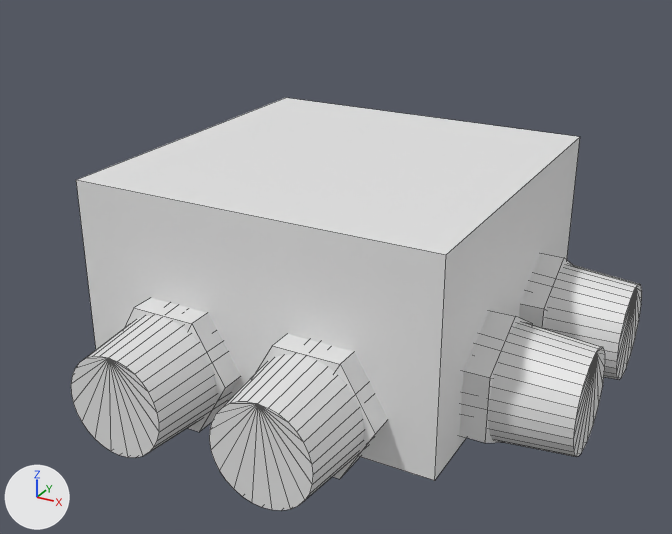
The OBJ model src/main/resources/assets/electricity/models/dc_string_cable/dc_string_cable_tee.obj: old version first, new version second.
Before and after are seen from a 50 mm camera at (0.873, -1.196, 0.421) aimed at (0.495, -0.51, 0.078). Arrows for +X, +Y and +Z are at lower left; the lights stay in place. The first picture is the older version. Mesh edges are drawn as thin lines. Where no turn or scale is listed for an object, it has been applied to the vertices.

Names of what the first picture shows: 'gland', 'jbox', 'jbox.001'.
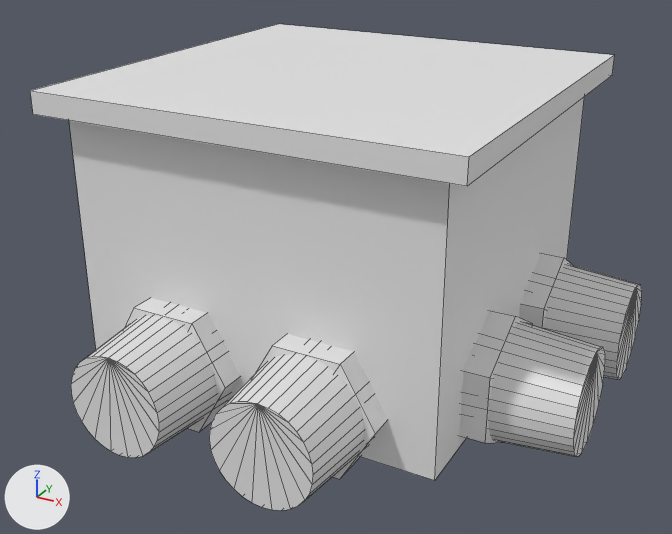
Location of each change, [x1, y1, x2, y2] in pixels of the pictures (672 x 534 px):
'jbox', reshaped (16% wider, 24% taller)
    before: [76, 137, 580, 480]
    after: [30, 56, 614, 480]
'jbox.001', reshaped (16% wider, 15% shorter)
    before: [77, 98, 579, 255]
    after: [31, 24, 614, 157]
part 1 of me_jbox, added
    after: [30, 56, 614, 186]
part 2 of me_jbox, built on
    before: [76, 137, 580, 260]
    after: [69, 97, 584, 260]

The change in detail:
me_jbox is used by ob_jbox; location (0.0, 0.0, 0.0).
Verts and faces of me_jbox; kept vertices keep their numbers, new ones are numbered from 8.
Before the commit, vertices of me_jbox: 4 (0.338, -0.663, 0.181) at pixel (76, 179), 5 (0.663, -0.663, 0.181) at pixel (446, 254), 6 (0.663, -0.338, 0.181) at pixel (580, 136), 7 (0.338, -0.338, 0.181) at pixel (285, 97).
me_jbox had 8 vertices, 5 faces and spanned x 0.338..0.663, y -0.663..-0.338, z 0.0..0.181.
me_jbox now has 16 vertices, 11 faces and spans x 0.319..0.681, y -0.681..-0.319, z 0.0..0.256.
me_jbox part 1: the loose piece of 8 vertices spanning x 0.338..0.663, y -0.663..-0.338, z 0.0..0.181 is copied, and the copy is scaled about its middle by (1.12, 1.12, 0.103), then moved by (0.0, 0.0, 0.156); it spans x 0.319..0.681, y -0.681..-0.319, z 0.238..0.256.
Part 2, on me_jbox:
Vertex 4 moves to (0.338, -0.663, 0.238).
Vertex 5 moves to (0.663, -0.663, 0.238).
Vertex 6 moves to (0.663, -0.337, 0.238).
Vertex 7 moves to (0.338, -0.337, 0.238).
New faces: (4, 5, 6, 7).
me_jbox_001 is used by ob_jbox_001; location (0.0, 0.0, 0.0).
me_jbox_001 had 4 vertices, 1 face and spanned x 0.338..0.663, y -0.663..-0.338, z 0.181.
me_jbox_001 now has 4 vertices, 1 face and spans x 0.319..0.681, y -0.681..-0.319, z 0.256.
Part 3, on me_jbox_001:
Vertex 0 of me_jbox_001 moves from (0.338, -0.663, 0.181) at pixel (76, 179) to (0.319, -0.681, 0.256) at pixel (30, 90).
Vertex 1 of me_jbox_001 moves from (0.663, -0.663, 0.181) at pixel (446, 254) to (0.681, -0.681, 0.256) at pixel (469, 156).
Vertex 2 of me_jbox_001 moves from (0.663, -0.338, 0.181) at pixel (580, 136) to (0.681, -0.319, 0.256) at pixel (614, 54).
Vertex 3 of me_jbox_001 moves from (0.338, -0.338, 0.181) at pixel (285, 97) to (0.319, -0.319, 0.256) at pixel (278, 23).
